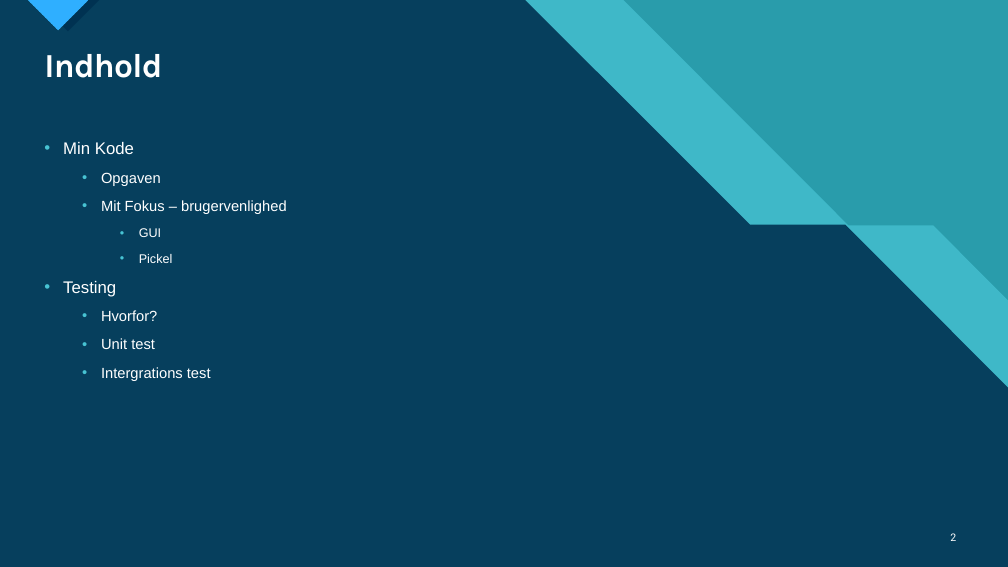
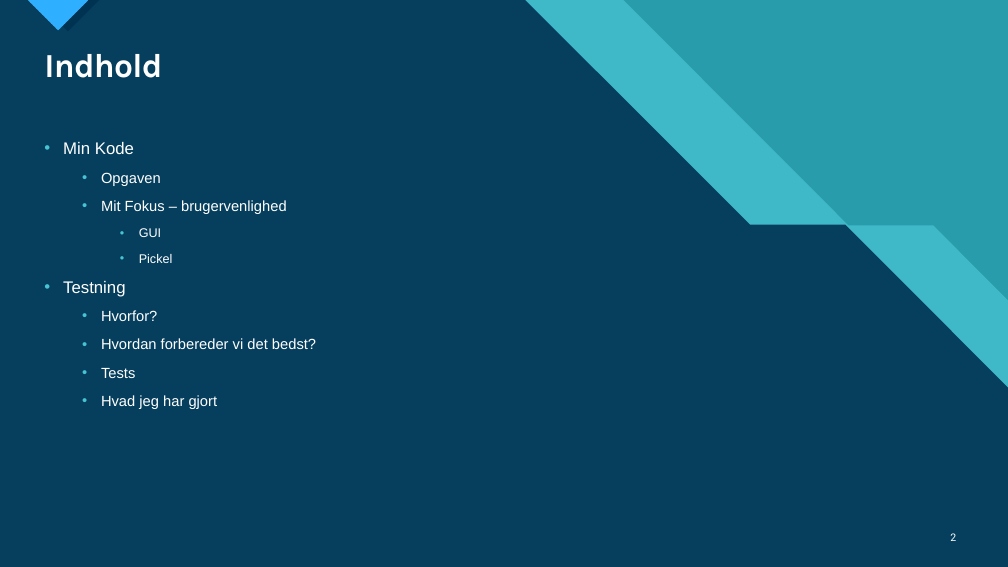
Before and after one commit to PhoenixPhoebe/Python_PDF_downloader, a slide deck: slide 2 of PDF Downloader.pptx. Drawn at 1008x567 pixels with LibreOffice and Linux fonts; fonts in the diff are those of the drawing. Boxes give left, top, right and bottom in pixels: in the first picture for what was removed or moved away, otherwise in the second. Text is boxed around its words. In the diff, an @@ line names an element or a change of style, - is before the commit and + after.

Commit message:
Powerpoint

```diff
--- a/PDF Downloader.pptx
+++ b/PDF Downloader.pptx
@@ text at [63, 281, 125, 297]: text changed @@
-• Testing
+• Testning
@@ text at [101, 338, 316, 409]: text changed @@
-  • Unit test
-  • Intergrations test
+  • Hvordan forbereder vi det bedst?
+  • Tests
+  • Hvad jeg har gjort
```
Also in this commit, not shown: 6 slides added, 2 slides removed.
